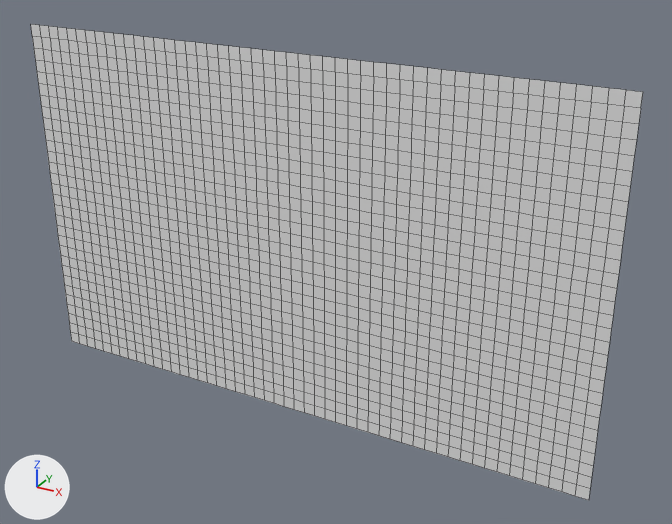
An edit to the OBJ model Microgue/Assets/Tiled2Unity/Meshes/demo_1.obj, drawn before and after from the same camera.
The view is the same before and after, from a 50 mm lens placed at (3.36, -18.3, 4.18), pointed at (-6.93, 0.41, -5.17). Every picture has the same lights, and +X, +Y and +Z are marked at lower left. Mesh edges are drawn as thin lines. Where no turn or scale is listed for an object, it has been applied to the vertices.

Objects in the first picture: 'demo_1'.
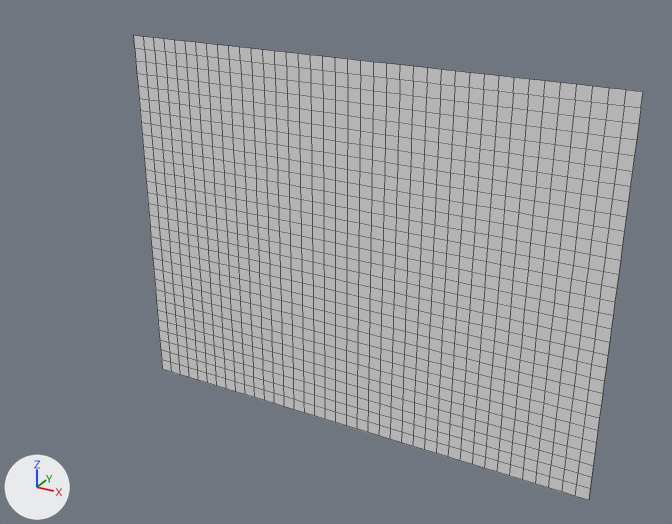
The change, as a list of edits to the scene's bpy script:
```text
Change me_demo_1:
    used by ob_demo_1; location = (0.0, 0.0, 0.0)
    remove me_demo_1.from_pydata(...)  # 1581 vertices, 1500 faces; spans x -16.0..0.0, y 0.0, z -9.6..0.0
    add me_demo_1.from_pydata(...)  # 1240 vertices, 1170 faces; spans x -12.5..0.0, y 0.0, z -9.6..0.0
    me_demo_1 part 1: 341 vertices removed from x -16.0..-12.8, y 0.0, z -9.6..0.0
```

Pixel boxes [x1, y1, x2, y2] of what changed, in the pictures (672 x 524 px):
'demo_1', reshaped (17% narrower)
    before: [31, 24, 643, 500]
    after: [134, 36, 643, 500]
part 1 of me_demo_1, deleted
    before: [31, 24, 162, 369]
